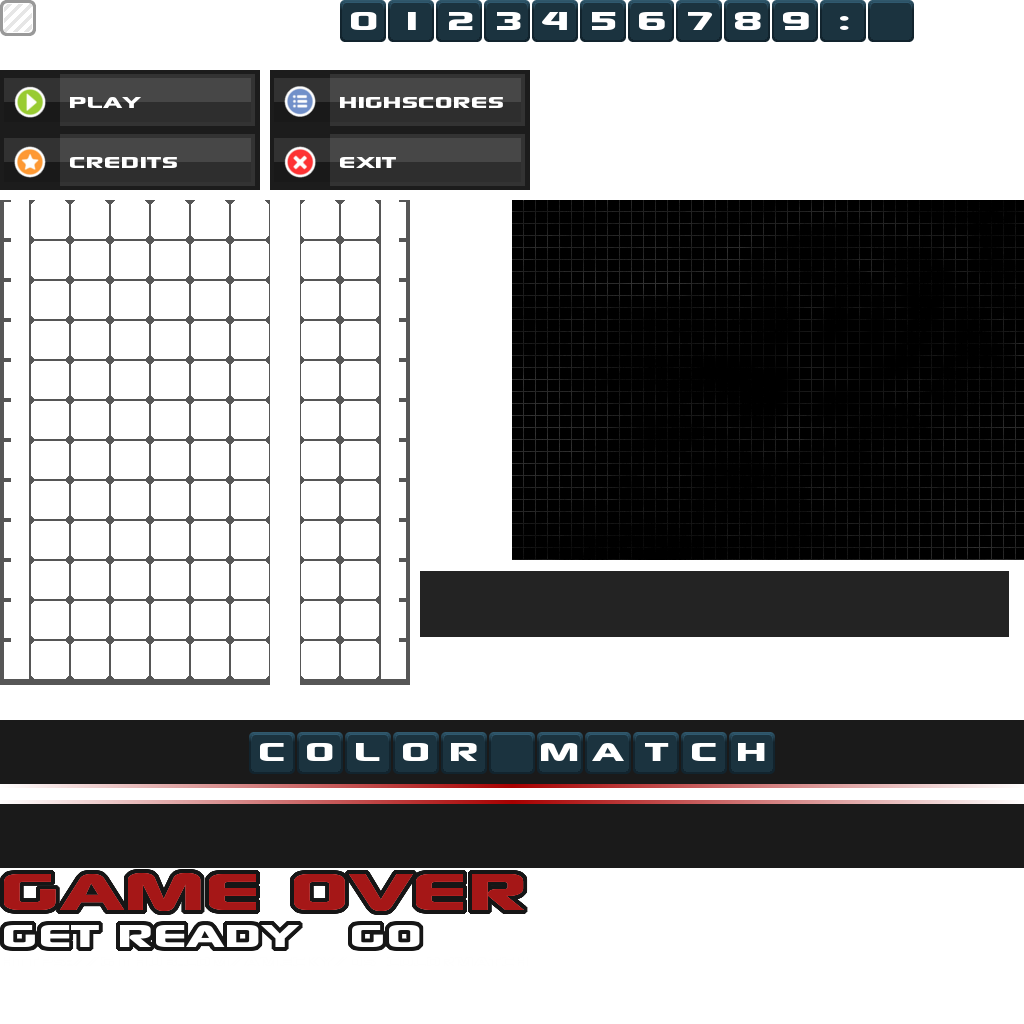
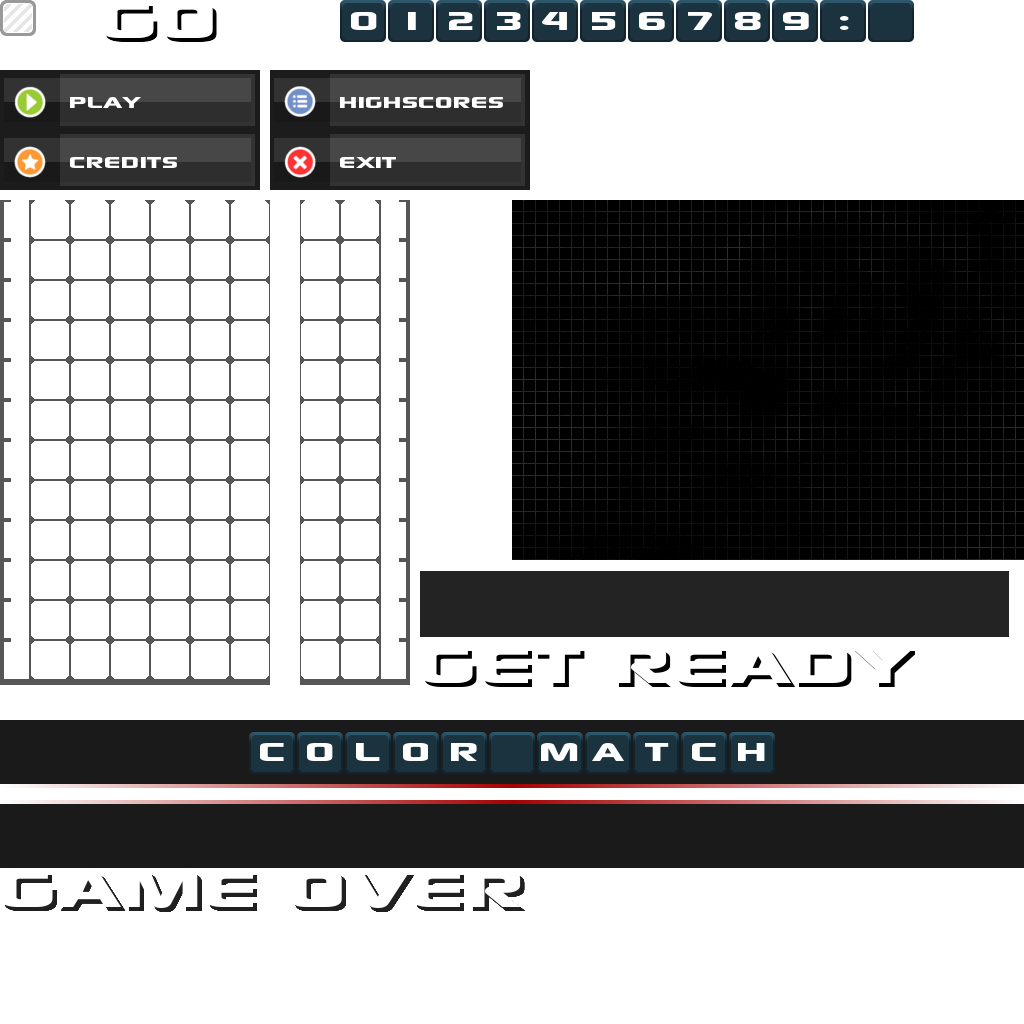
Layered file, before and after one edit (1024×1024). Changes by layer:
hid "GAME OVER" over (x1=4, y1=873, x2=524, y2=911)
added layer "get ready #1" above "get ready" over (x1=425, y1=651, x2=915, y2=683)
added layer "get ready" above "go" over (x1=425, y1=651, x2=915, y2=687)
added layer "go" above "go #1" over (x1=106, y1=6, x2=213, y2=38)
added layer "go #1" above "https://github.com/amecky/ds_c..." over (x1=106, y1=6, x2=217, y2=42)
painted on "Ebene #11" over (x1=0, y1=869, x2=528, y2=915)
removed layer "get ready go" over (x1=4, y1=925, x2=420, y2=947)
added layer "game over #1" above "Ebene #10" over (x1=1, y1=870, x2=521, y2=908)
painted on "Ebene #10" over (x1=0, y1=874, x2=525, y2=951)
